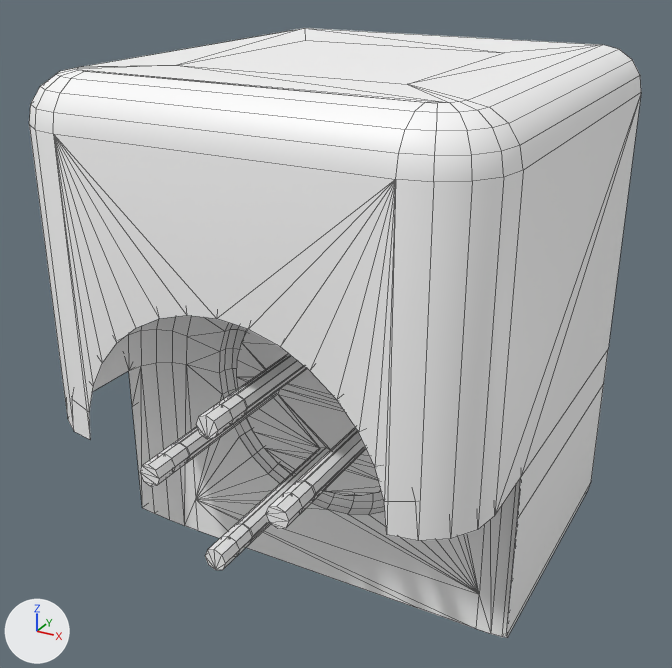
What one commit did to the FBX model Assets/Meshes/Generator.fbx.
Rendered twice from a camera (50 mm lens) standing at (0.0188, -0.0352, 0.0301) and looking at (-0.0001, -0.0009, 0.0129). Lighting does not change. The marker at lower left points along +X, +Y and +Z. Mesh edges are drawn as thin lines. Where no turn or scale is listed for an object, it has been applied to the vertices. Vertices at the same position are counted once.

The first picture shows 'Mesh', 'Rotor'.
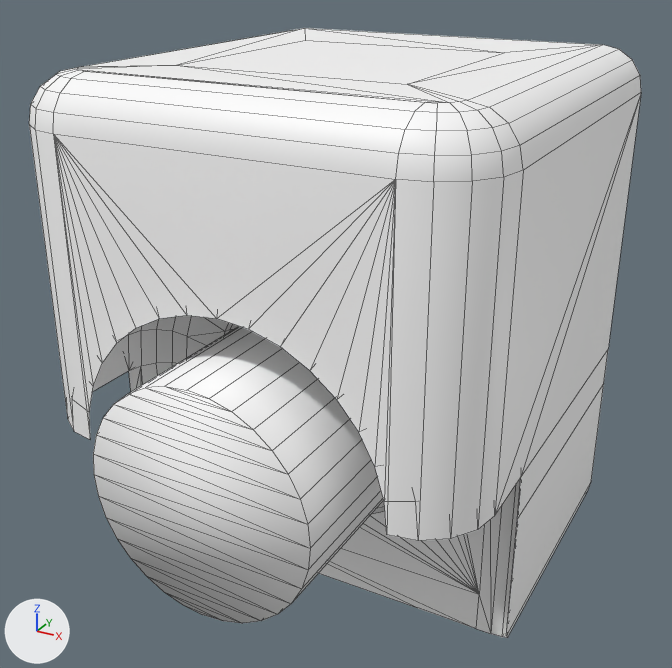
What changed in the scene script:
```text
Change me_mesh:
    used by ob_mesh; location = (0.0, 0.0, 0.0)
    remove me_mesh.from_pydata(...)  # 458 vertices, 486 faces; spans x -0.01..0.01, y -0.01..0.01, z 0.0..0.025
    add me_mesh.from_pydata(...)  # 458 vertices, 516 faces; spans x -0.01..0.01, y -0.012..0.01, z 0.0..0.025
    me_mesh part 1
    32 vertices are removed from x -0.005..0.005, y -0.002, z 0.005..0.015
    32 faces are deleted
    32 new vertices lie (0.0, -0.011, 0.0) away from vertices in x -0.005..0.005, y -0.001, z 0.005..0.015
    62 new faces join them
```

Changed parts and their boxes [x1, y1, x2, y2] in the pictures (672 x 668 px):
part 1 of me_mesh, built on
    after: [93, 326, 383, 623]
'Rotor', unchanged, covered by the edit
    before: [140, 329, 381, 570]
